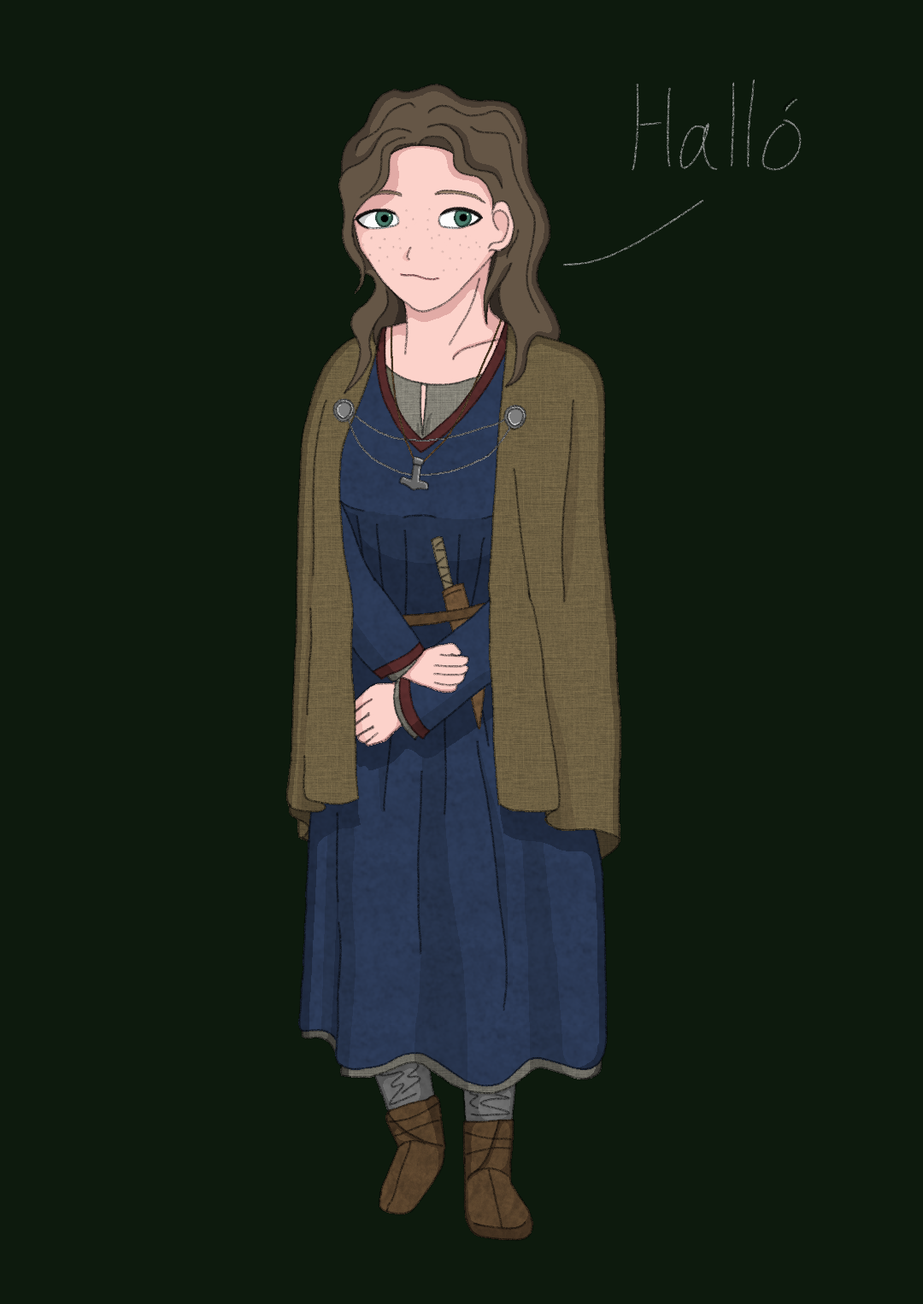
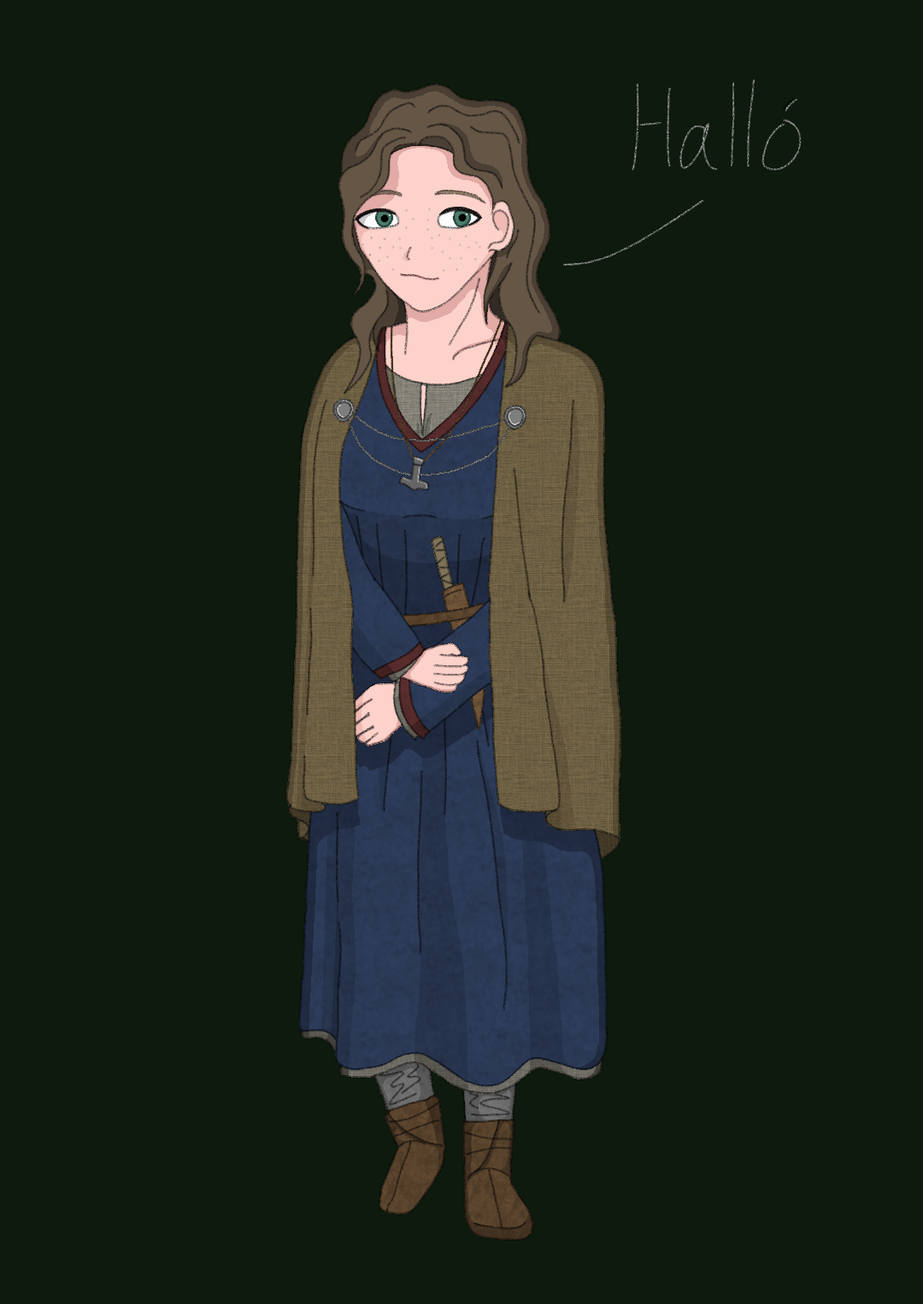
Before/after of a 923 × 1304 layered artwork. What changed in the layer stack:
painted on "color" over [359, 206, 483, 229]
painted on "background" over [436, 206, 483, 230]
